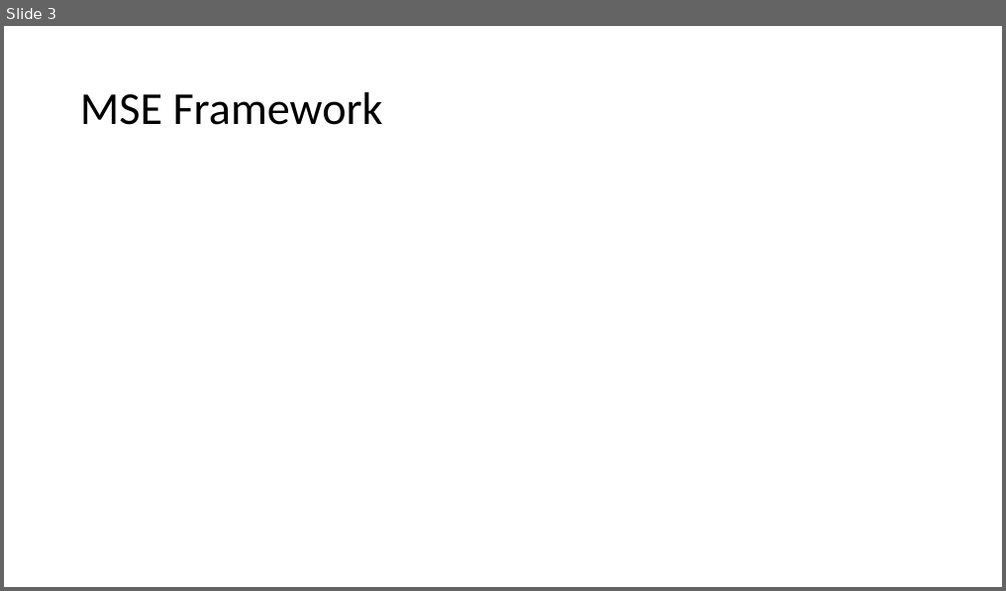
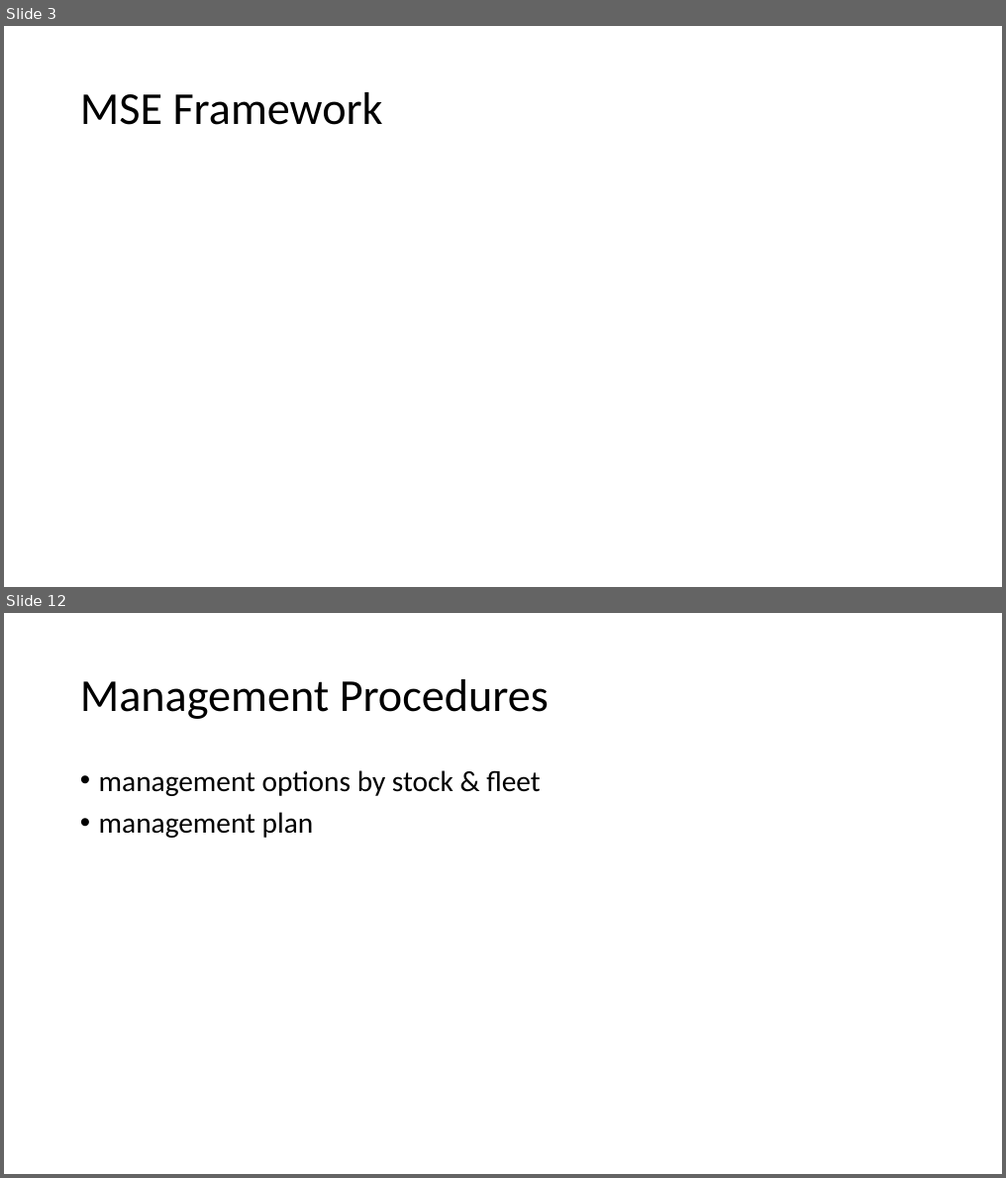
Before and after one commit to Blue-Matter/SAFMC-MSE, a slide deck: docs/Presentations/RedSnapper_Gag_demo.pptx. Shown one above the other, each under a label of ours: slide 3 before the commit, slides 3 and 12 after it; the slides between them are not shown. The pictures are 1006x591 and 1006x1178 pixels, drawn with LibreOffice and Linux fonts; fonts in the diff are those of the drawing. Boxes give left, top, right and bottom in pixels: in the first picture for what was removed or moved away, otherwise in the second. Text is boxed around its words. In the diff, an @@ line names an element or a change of style, - is before the commit and + after.

```diff
--- a/docs/Presentations/RedSnapper_Gag_demo.pptx
+++ b/docs/Presentations/RedSnapper_Gag_demo.pptx
@@ slide 12 added at <box>4,613,1002,1174</box>, background #FFFFFF @@
@@ title added at <box>80,679,548,719</box>, 44 pt, text #000000 @@
+Management Procedures
@@ text added at <box>99,770,540,838</box>, 28 pt, text #000000 @@
+• management options by stock & fleet
+• management plan
```
Also in this commit, not shown: 1 slide changed, 19 other slides added, 1 slide removed, 18 other files.
